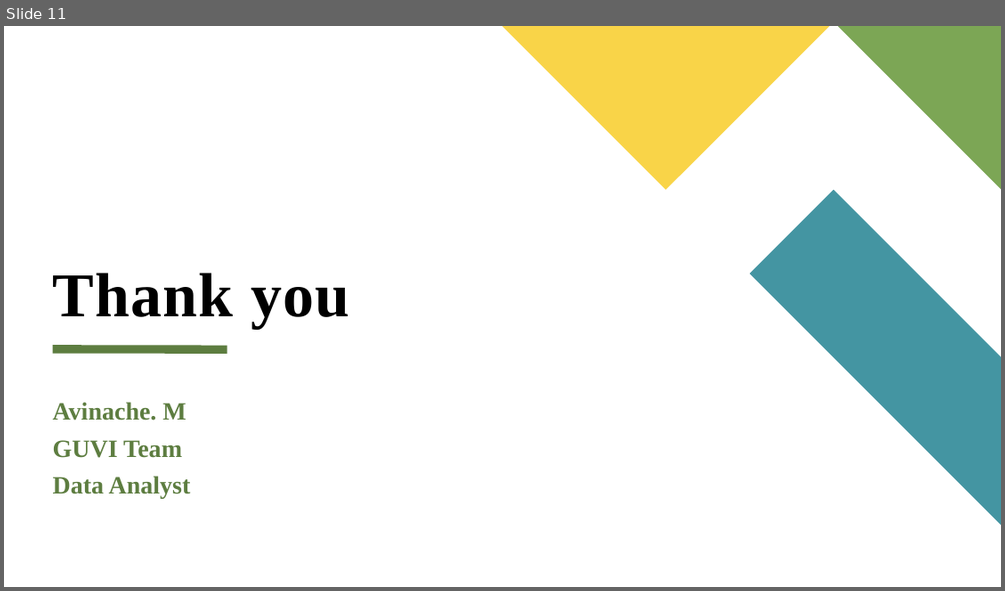
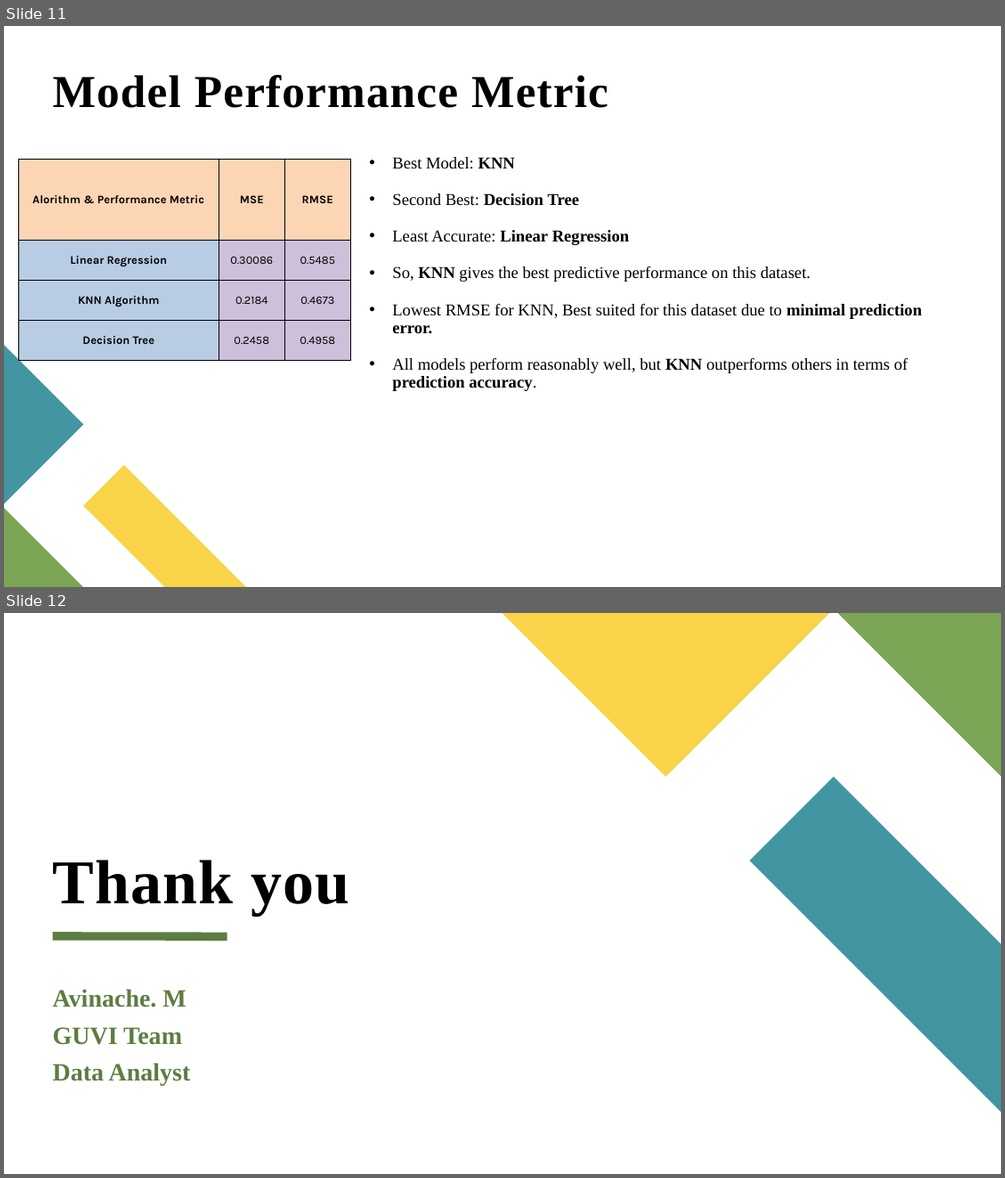
Before and after one commit to avinache/PowerPulse, a slide deck: PowerPulse_HouseholdEnergyUsage.pptx. Shown one above the other, each under a label of ours: slide 11 before the commit, slides 11 and 12 after it. The pictures are 1005x591 and 1005x1178 pixels, drawn with LibreOffice and Linux fonts; fonts in the diff are those of the drawing. Boxes give left, top, right and bottom in pixels: in the first picture for what was removed or moved away, otherwise in the second. Text is boxed around its words. In the diff, an @@ line names an element or a change of style, - is before the commit and + after.

```diff
--- a/PowerPulse_HouseholdEnergyUsage.pptx
+++ b/PowerPulse_HouseholdEnergyUsage.pptx
@@ slide 11 added at bbox=[4, 26, 1001, 587], background #FFFFFF @@
@@ title added at bbox=[53, 75, 608, 108], 44 pt, text #000000, bold @@
+Model Performance Metric
@@ text added at bbox=[392, 157, 922, 391], 16 pt, text #000000 @@
+• Best Model: KNN
+• Second Best: Decision Tree
+• Least Accurate: Linear Regression
+• So, KNN gives the best predictive performance on this dataset.
+• Lowest RMSE for KNN, Best suited for this dataset due to minimal prediction error.
+• All models perform reasonably well, but KNN outperforms others in terms of prediction accuracy.
@@ table added at bbox=[18, 160, 350, 361], 4 rows, 3 columns @@
+Alorithm & Performance Metric | MSE | RMSE
+Linear Regression | 0.30086 | 0.5485
+KNN Algorithm | 0.2184 | 0.4673
+Decision Tree | 0.2458 | 0.4958
@@ line added from (53, 201) to (226, 201), #5D7D40 8 pt @@
@@ freeform shape added at bbox=[4, 346, 83, 504], fill #4495A2 @@
@@ freeform shape added at bbox=[83, 465, 245, 587], fill #F9D448 @@
@@ freeform shape added at bbox=[4, 507, 83, 587], fill #7CA655 @@
@@ what was slide 11 is now slide 12 @@
```
Also in this commit, not shown: 1 slide changed.
